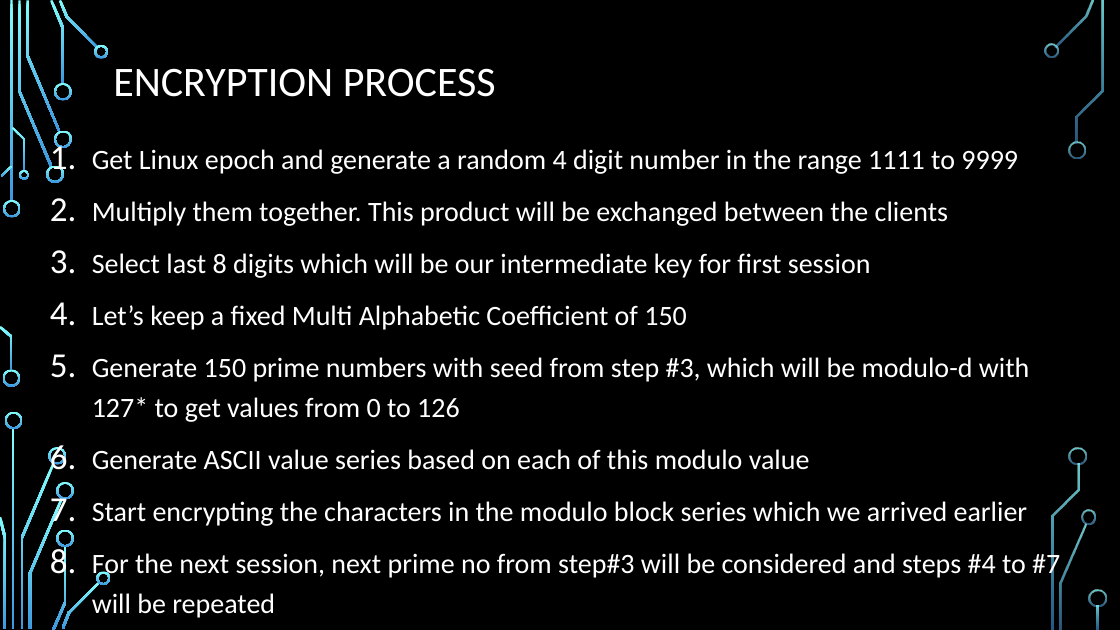
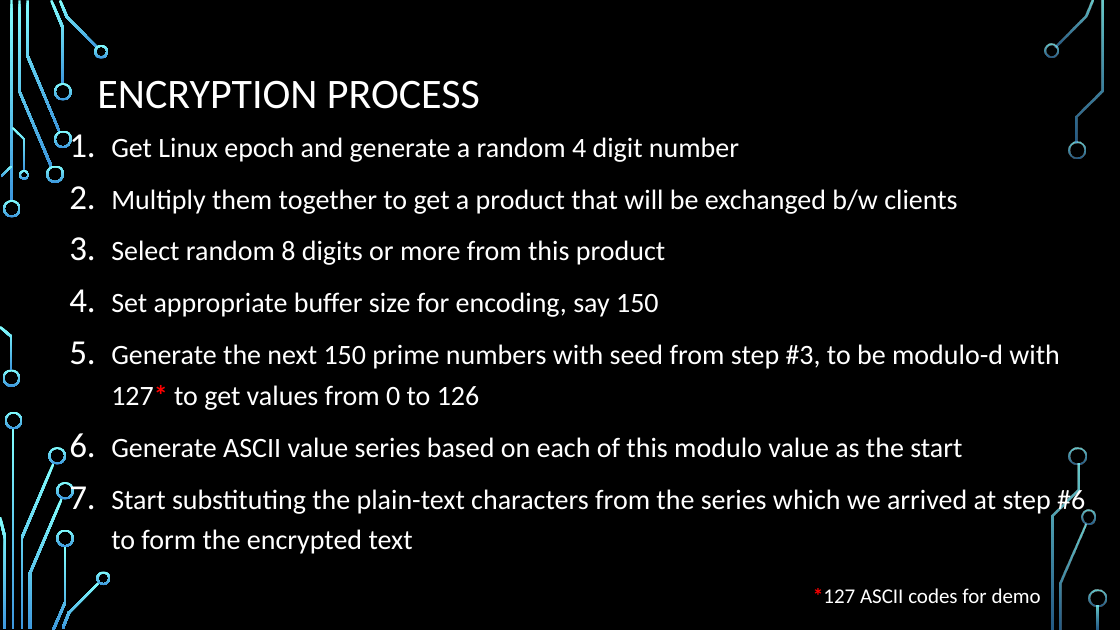
Before and after one commit to roommen/tangle, a slide deck: slide 5 of ppt/TANGLE.pptx (slide 6 before the commit). Drawn at 1120x630 pixels with LibreOffice and Linux fonts; fonts in the diff are those of the drawing; background and template pictures are left out. Boxes give left, top, right and bottom in pixels: in the first picture for what was removed or moved away, otherwise in the second. Text is boxed around its words. In the diff, an @@ line names an element or a change of style, - is before the commit and + after.

Commit message:
Updated presentation

```diff
--- a/ppt/TANGLE.pptx
+++ b/ppt/TANGLE.pptx
@@ title "ENCRYPTION PROCESS" moved from (x1=113, y1=68, x2=496, y2=97) to (x1=97, y1=80, x2=480, y2=109) @@
@@ text at (x1=111, y1=137, x2=1085, y2=554): text changed @@
-1. Get Linux epoch and generate a random 4 digit number in the range 1111 to 9999
-2. Multiply them together. This product will be exchanged between the clients
-3. Select last 8 digits which will be our intermediate key for first session
-4. Let’s keep a fixed Multi Alphabetic Coefficient of 150
-5. Generate 150 prime numbers with seed from step #3, which will be modulo-d with 127* to get values from 0 to 126
-6. Generate ASCII value series based on each of this modulo value
-7. Start encrypting the characters in the modulo block series which we arrived earlier
-8. For the next session, next prime no from step#3 will be considered and steps #4 to #7 will be repeated
+1. Get Linux epoch and generate a random 4 digit number
+2. Multiply them together to get a product that will be exchanged b/w clients
+3. Select random 8 digits or more from this product
+4. Set appropriate buffer size for encoding, say 150
+5. Generate the next 150 prime numbers with seed from step #3, to be modulo-d with 127* to get values from 0 to 126
+6. Generate ASCII value series based on each of this modulo value as the start
+7. Start substituting the plain-text characters from the series which we arrived at step #6 to form the encrypted text
@@ text added at (x1=813, y1=588, x2=1041, y2=603), 18 pt, text #FFFFFF @@
+*127 ASCII codes for demo
```
Also in this commit, not shown: 2 other slides changed, 1 slide removed.
